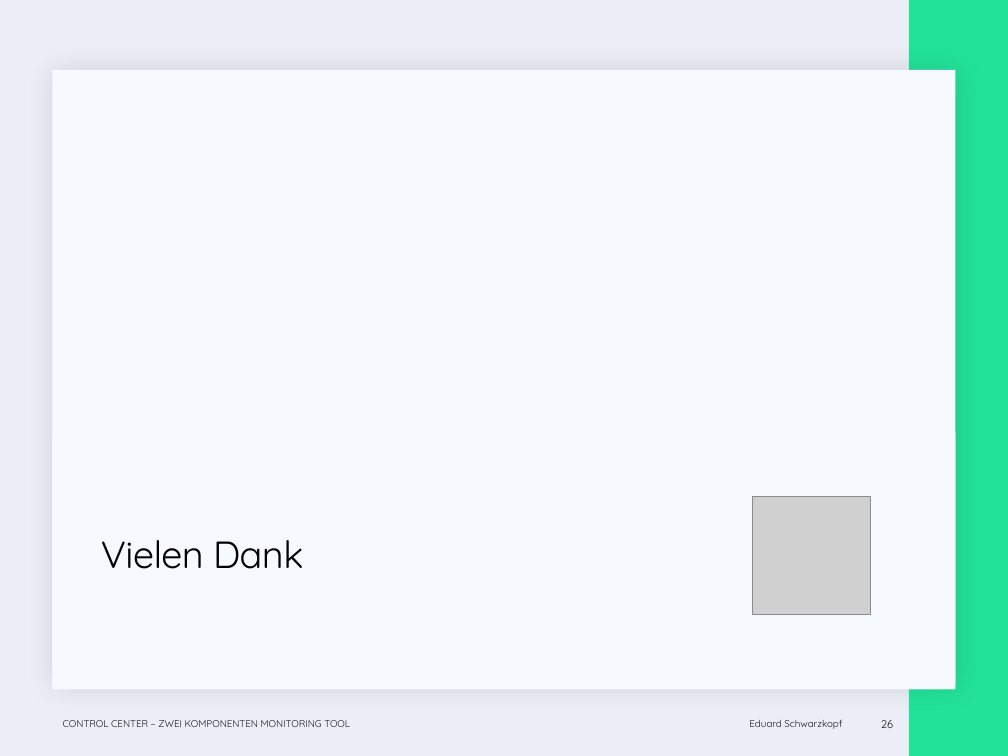
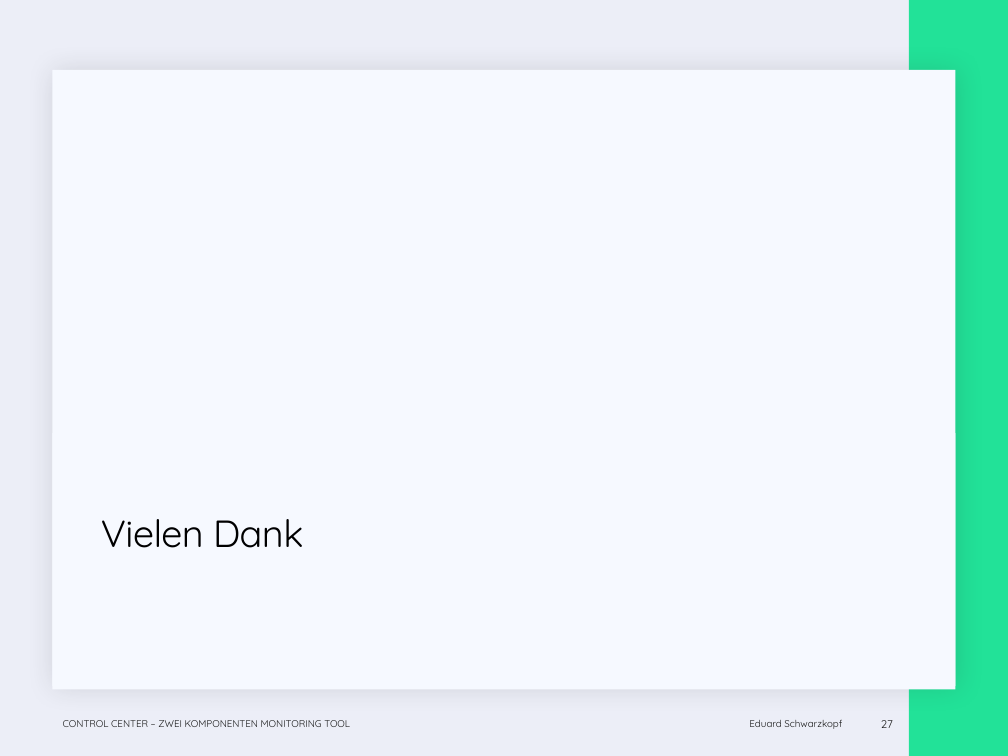
Before and after one commit to EduardSchwarzkopf/Abschlusspr-sentation, a slide deck: slide 27 of Abschluss_präsi.pptx (slide 26 before the commit). Drawn at 1008x756 pixels with LibreOffice and Linux fonts; fonts in the diff are those of the drawing; grey boxes stand for pictures. Boxes give left, top, right and bottom in pixels: in the first picture for what was removed or moved away, otherwise in the second. Text is boxed around its words. In the diff, an @@ line names an element or a change of style, - is before the commit and + after.

```diff
--- a/Abschluss_präsi.pptx
+++ b/Abschluss_präsi.pptx
@@ title "Vielen Dank": place and size @@
-title "Vielen Dank" at [101,540,304,569]
+title "Vielen Dank" at [101,519,304,548]
@@ title "Vielen Dank" at [101,519,304,548]: vertical alignment middle to bottom @@
@@ picture removed at [753,497,871,615] @@
@@ page number at [881,720,893,728]: text changed @@
-26
+27
```
Also in this commit, not shown: 11 other slides changed, 1 slide added.
